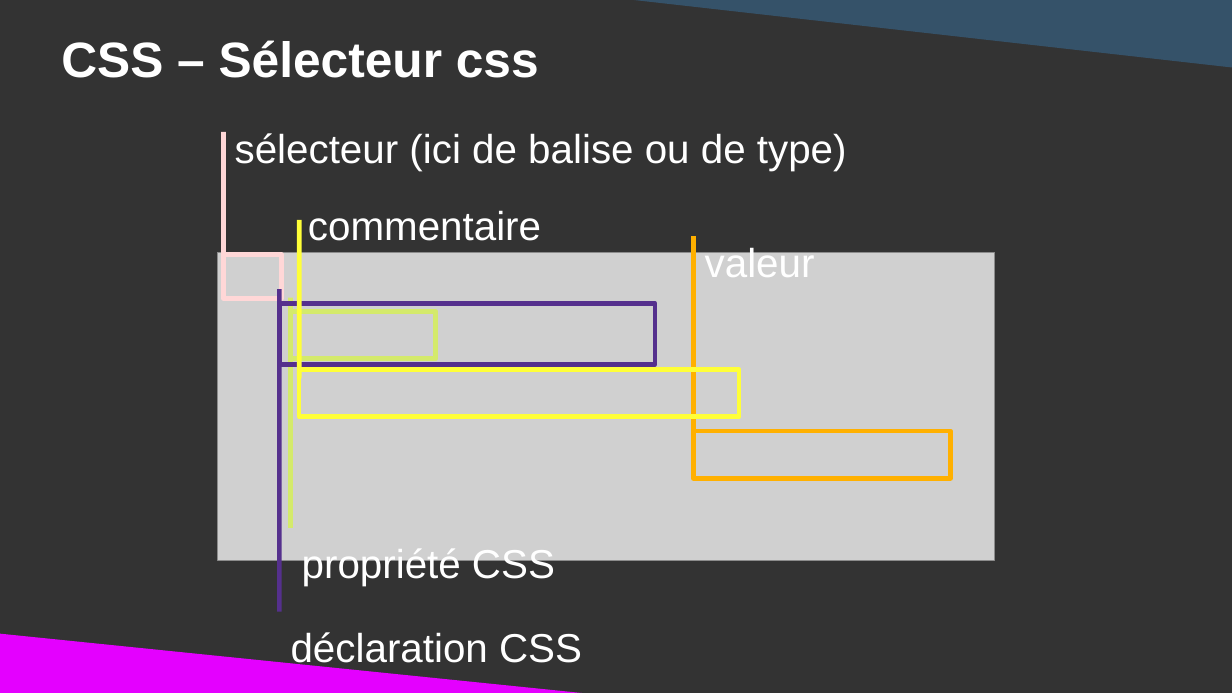
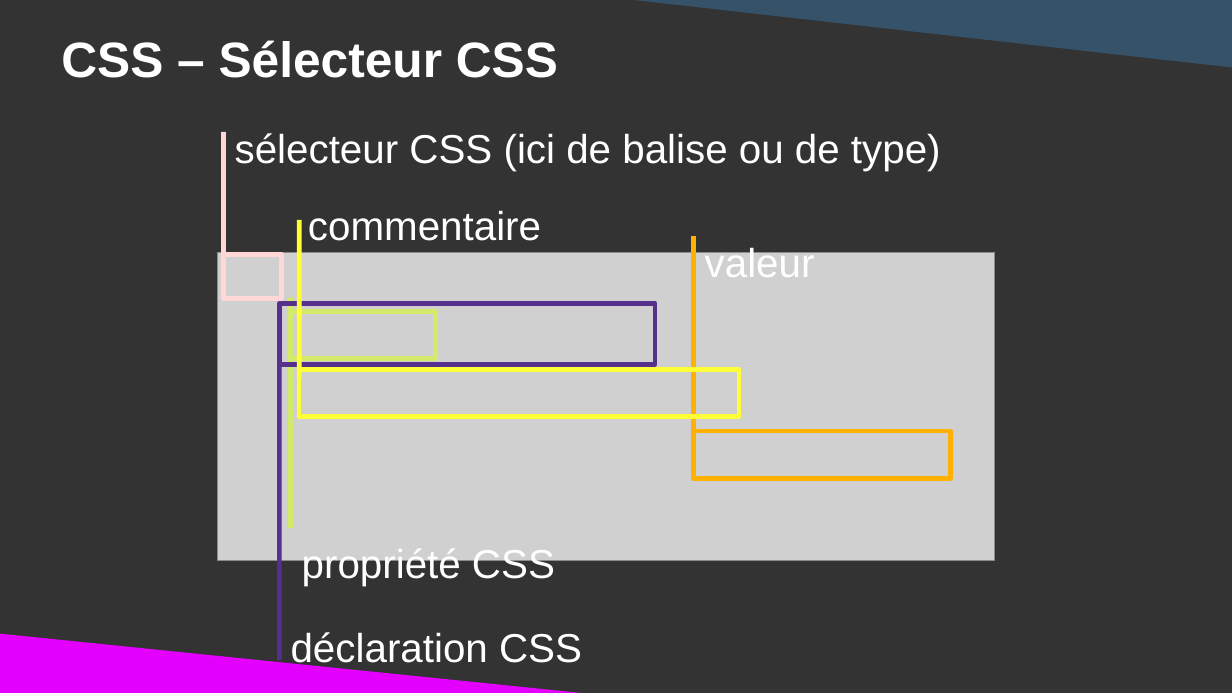
Before and after one commit to DanYellow/cours, a slide deck: slide 18 of integration-web-s1/travaux-pratiques/numero-2/presentation.odp (slide 19 before the commit). Drawn at 1232x693 pixels with LibreOffice and Linux fonts; fonts in the diff are those of the drawing; grey boxes stand for pictures. Boxes give left, top, right and bottom in pixels: in the first picture for what was removed or moved away, otherwise in the second. Text is boxed around its words. In the diff, an @@ line names an element or a change of style, - is before the commit and + after.

```diff
--- a/integration-web-s1/travaux-pratiques/numero-2/presentation.odp
+++ b/integration-web-s1/travaux-pratiques/numero-2/presentation.odp
@@ title at [61,40,558,78]: text changed @@
-CSS – Sélecteur css
+CSS – Sélecteur CSS
@@ title at [235,133,941,171]: text changed @@
-sélecteur (ici de balise ou de type)
+sélecteur CSS (ici de balise ou de type)
@@ line moved from (279, 612) - (279, 290) to (279, 661) - (279, 338) @@
```
Also in this commit, not shown: 27 other slides changed, 1 slide added, 2 slides removed, 3 other files.
